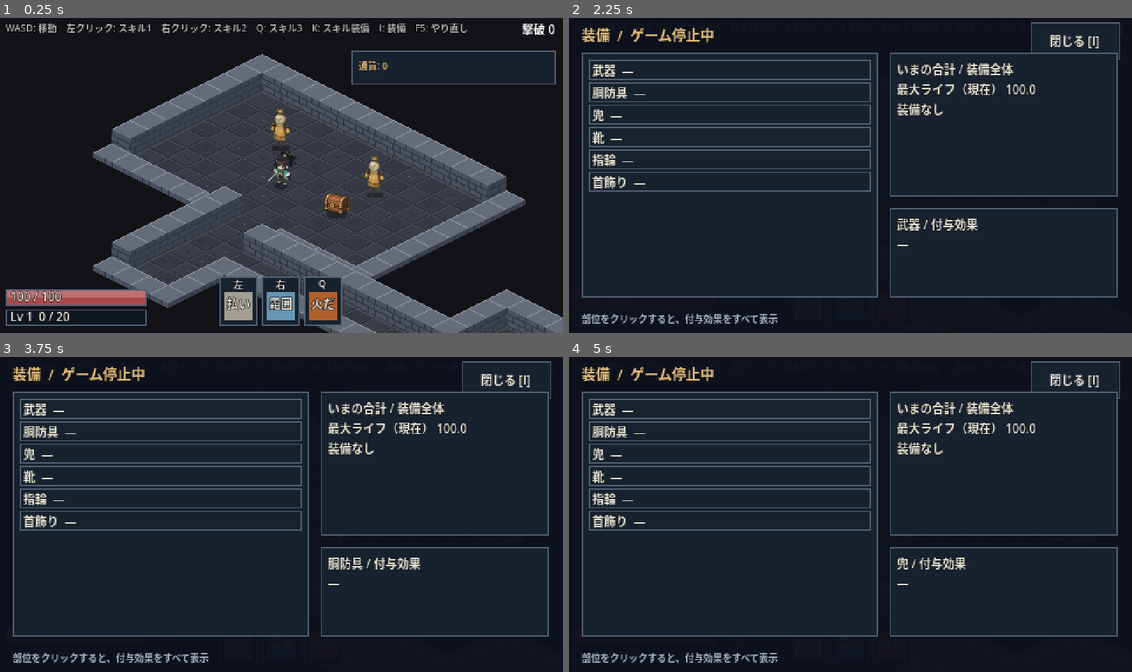
Above: before the commit, frames 1-4 (two rows, left to right).
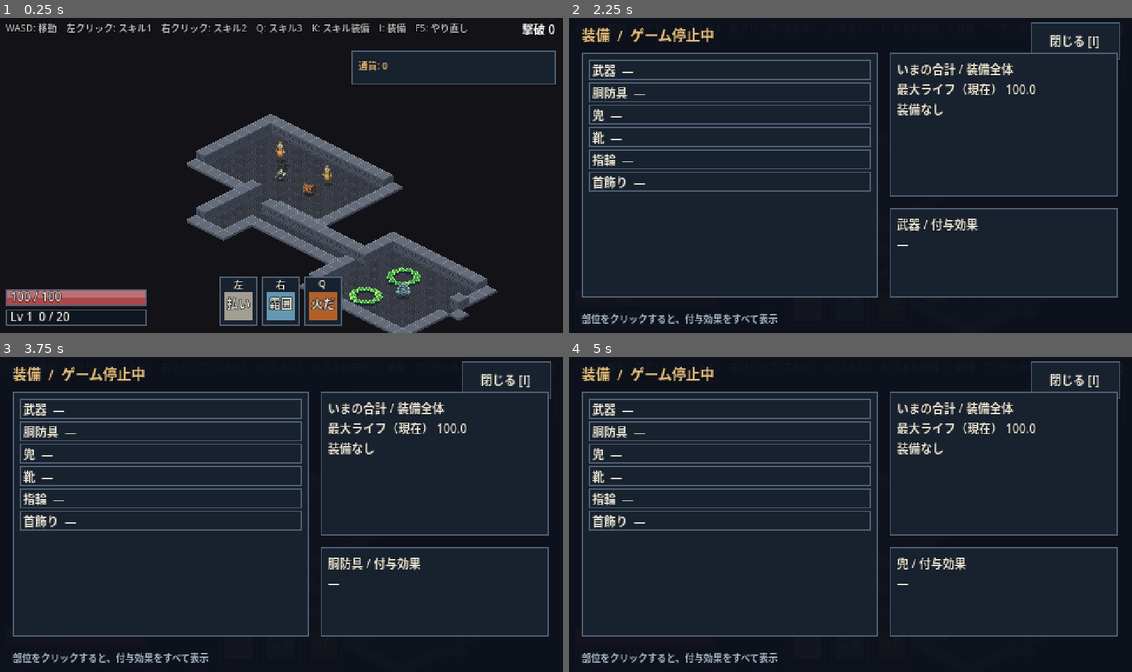
Above: after the commit, the same moments.

Repository: fururun/HackSla
Game: Godot game, scene res://scenes/main/main.tscn
Same seed, same stepped clock (60 frames per second), same inputs: the game is played once before the commit and once after it.
Inputs (mouse positions are in pixels of both pictures, inside the frame that each line leads up to):
- Up to frame 1 (0.25 s): no input
- Up to frame 2 (2.25 s): tap Enter at 0.5 s; move the mouse to (974, 159) at 0.52 s; hold D (move_right) 0.53-1.25 s; hold I (toggle_equip_screen) 0.53-1.25 s; click (974, 159) at 0.67 s; click "閉じる [I]" at 1.25 s; tap F5 (restart_game) at 2 s; move the mouse to (737, 191) at 2.02 s; hold S (move_down) from 2.03 s (still down); tap I (toggle_equip_screen) at 2.1 s
- Up to frame 3 (3.75 s): release S (move_down) at 2.75 s; click "武器 —" at 2.75 s; click "胴防具 —" at 3.5 s
- Up to frame 4 (5 s): click "兜 —" at 4.25 s

The runs differ from the first frame. In frame 1, 36% of the frame differs, in the area x 16-100%, y 11-100%; in frame 2, less than 0.1%; in frame 3, less than 0.1%; in frame 4, less than 0.1%.

Commit message:
カメラを引く(CAMERA_ZOOM=0.5。2倍の範囲が見える)
Co-Authored-By: Claude Sonnet 5.5 <noreply@anthropic.com>

Diff:
--- a/scripts/main/main.gd
+++ b/scripts/main/main.gd
@@ -2,6 +2,9 @@
 ## テスト用のメイン画面：マップを作り、プレイヤーと案山子を置く。
 
 const MAP_PATH: String = "res://data/maps/test_01.txt"
+## カメラの引き（拡大率）。1.0 で、画面が 480x270 ドットの範囲。0.5 なら、2倍の範囲（960x540）が見える。
+## 画面を3倍に拡大して描く（1440x810）とき、2/3 なら、ドット1つがちょうど画面の2ピクセルになって、にじまない。
+const CAMERA_ZOOM: float = 0.5
 
 var world: Node2D
 var map: IsoMap
@@ -27,6 +30,7 @@
 	world.add_child(player)
 
 	var cam := Camera2D.new()
+	cam.zoom = Vector2.ONE * CAMERA_ZOOM  # 引き：小さいほど、広い範囲が見える
 	cam.position_smoothing_enabled = true
 	cam.position_smoothing_speed = 8.0
 	cam.offset = Vector2(0, -10)
Binary file added: shots/zoom_050.png
Binary file added: shots/zoom_067.png
